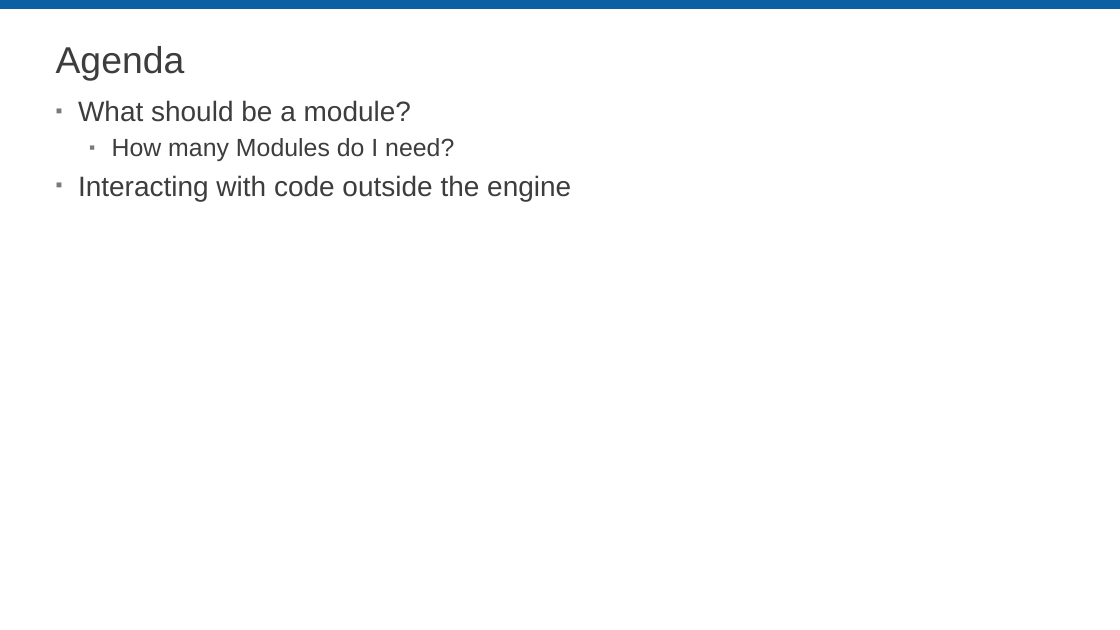
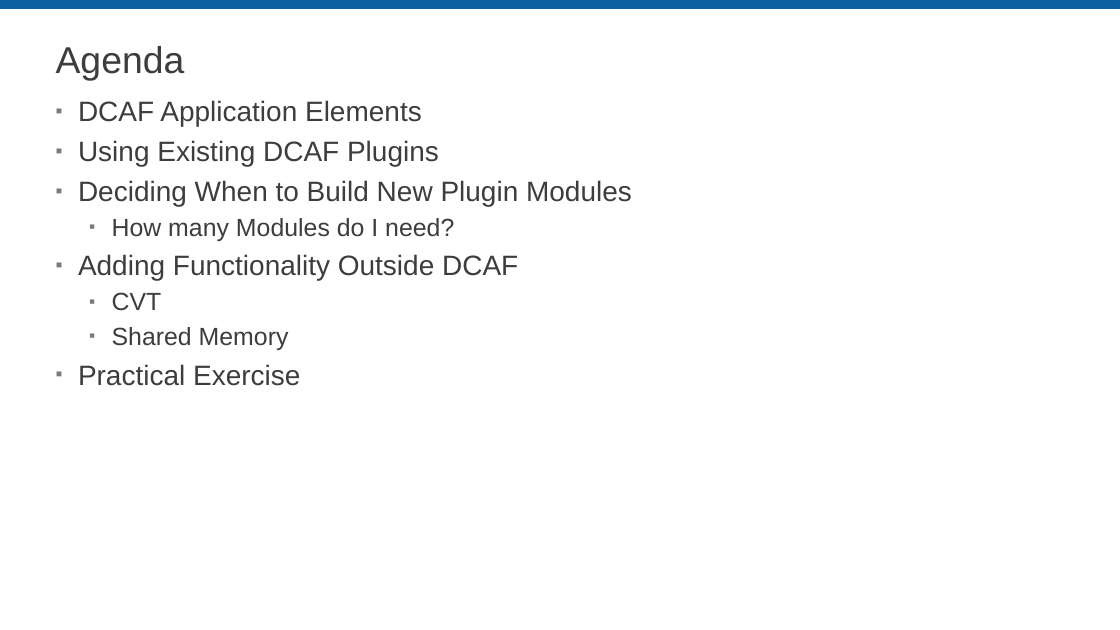
Before and after one commit to LabVIEW-DCAF/Documentation, a slide deck: slide 2 of Trunk/Getting Started Material/DCAF Training/4 Designing an application with DCAF.pptx. Drawn at 1120x630 pixels with LibreOffice and Linux fonts; fonts in the diff are those of the drawing; background and template pictures are left out. Boxes give left, top, right and bottom in pixels: in the first picture for what was removed or moved away, otherwise in the second. Text is boxed around its words. In the diff, an @@ line names an element or a change of style, - is before the commit and + after.

Commit message:
Improved Designing an Application with DCAF Issue 95

```diff
--- a/Trunk/Getting Started Material/DCAF Training/4 Designing an application with DCAF.pptx
+++ b/Trunk/Getting Started Material/DCAF Training/4 Designing an application with DCAF.pptx
@@ text at [78, 100, 632, 206]: text changed @@
-▪ What should be a module?
+▪ DCAF Application Elements
+▪ Using Existing DCAF Plugins
+▪ Deciding When to Build New Plugin Modules
@@ text at [78, 254, 518, 386]: text changed @@
-▪ Interacting with code outside the engine
+▪ Adding Functionality Outside DCAF
+  ▪ CVT
+  ▪ Shared Memory
+▪ Practical Exercise
```
Also in this commit, not shown: 2 other slides changed, 14 slides added, 2 slides removed.
